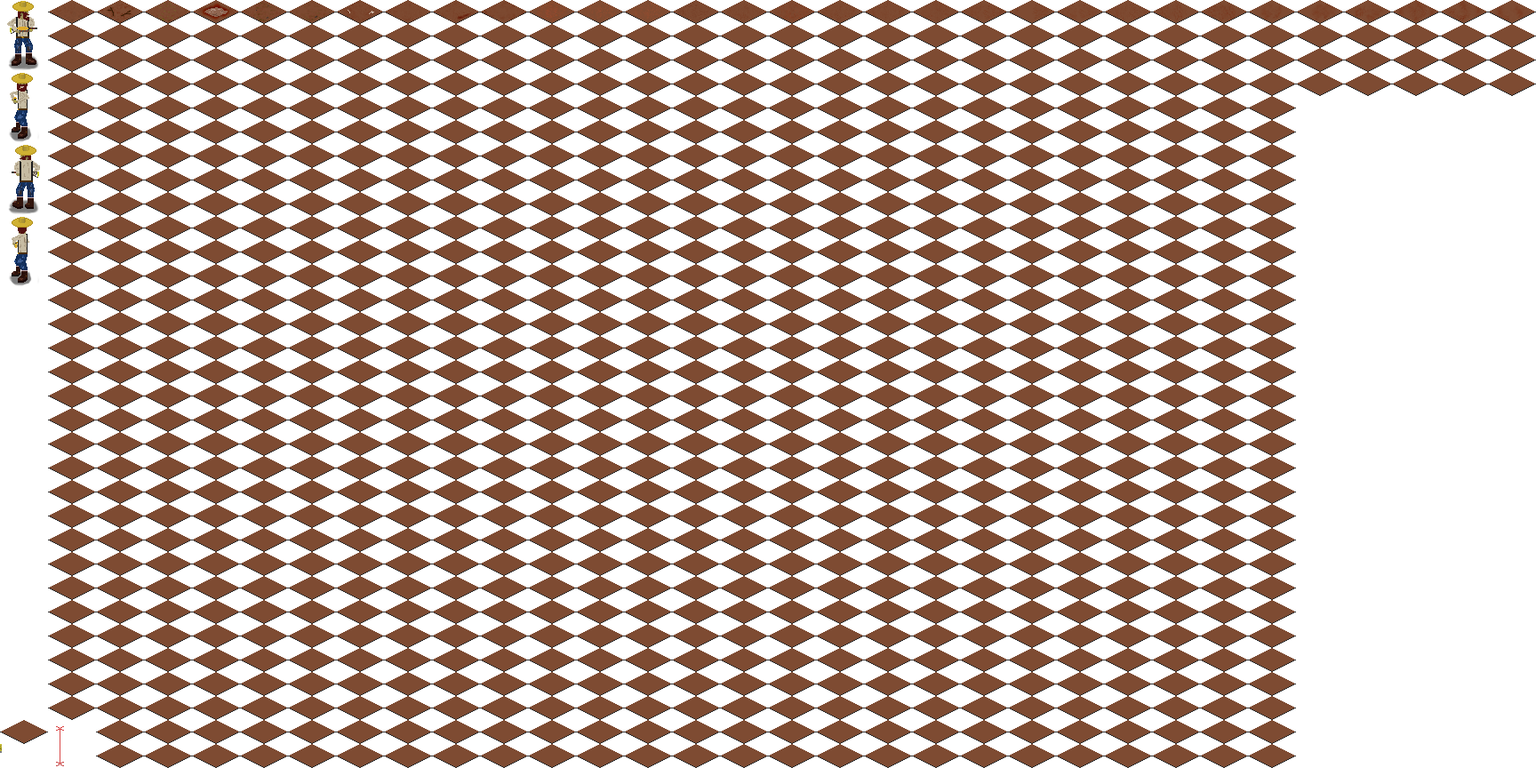
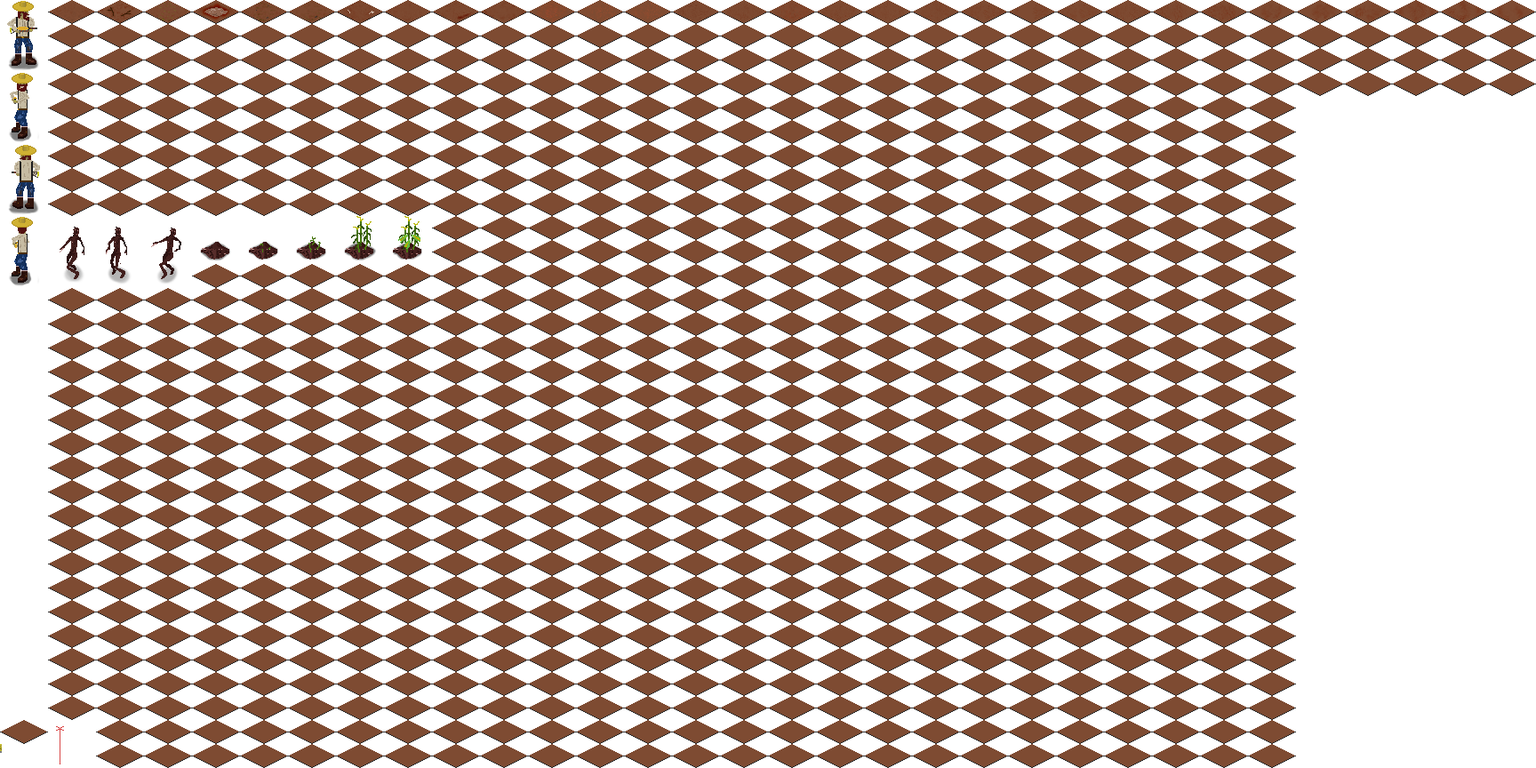
Two versions of the same layered image (1536px x 768px). Layer-by-layer changes:
added layer "zombie" above "player" over [59, 215, 422, 280]
painted on "shadow" over [62, 239, 424, 286]
painted on "Background" over [47, 215, 432, 767]
